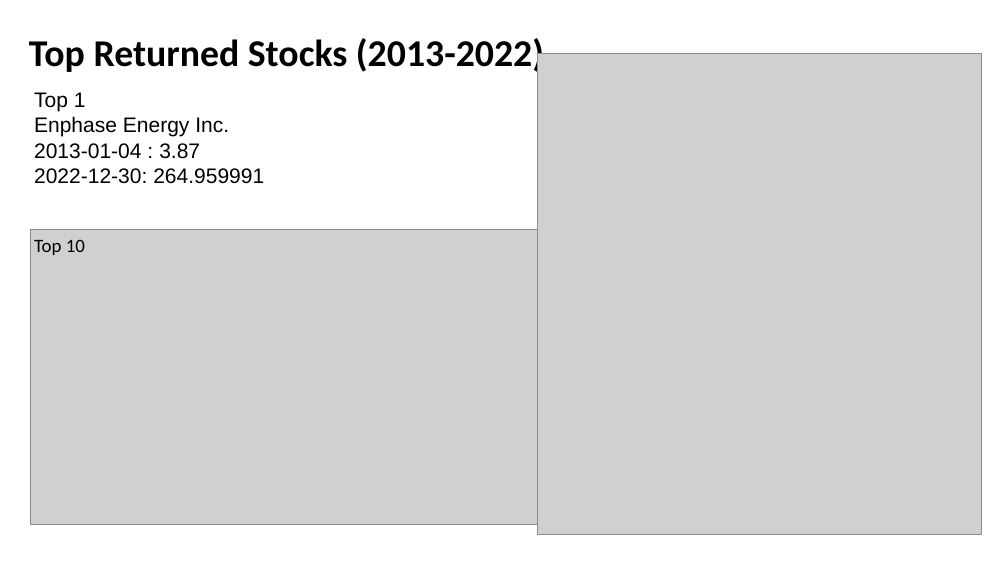
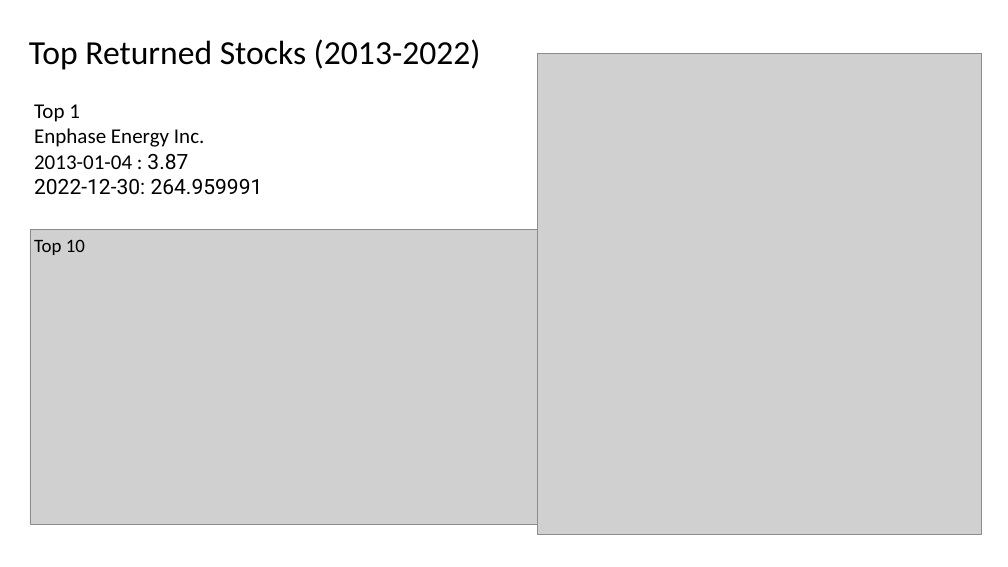
Before and after one commit to kennysiegler/first-project, a slide deck: slide 9 of presentation/Presentation2.pptx. Drawn at 1008x567 pixels with LibreOffice and Linux fonts; fonts in the diff are those of the drawing; grey boxes stand for pictures. Boxes give left, top, right and bottom in pixels: in the first picture for what was removed or moved away, otherwise in the second. Text is boxed around its words. In the diff, an @@ line names an element or a change of style, - is before the commit and + after.

```diff
--- a/presentation/Presentation2.pptx
+++ b/presentation/Presentation2.pptx
@@ title "Top Returned Stocks (2013-2022)" at (29,39,481,70): size 36 to 32 pt, bold off @@
@@ text "Top 1": place and size @@
-text "Top 1" at (34,92,264,184)
+text "Top 1" at (34,104,263,195)
@@ text "Top 1" at (34,104,263,195): font Arial to Calibri in "Top 1", "Enphase Energy Inc.", "2013-01-04 :"; font Arial to Roboto in "3.87", "2022-12-30: 264.959991" @@
```
Also in this commit, not shown: 10 other slides changed, 2 slides added, 1 slide removed, 3 other files.
